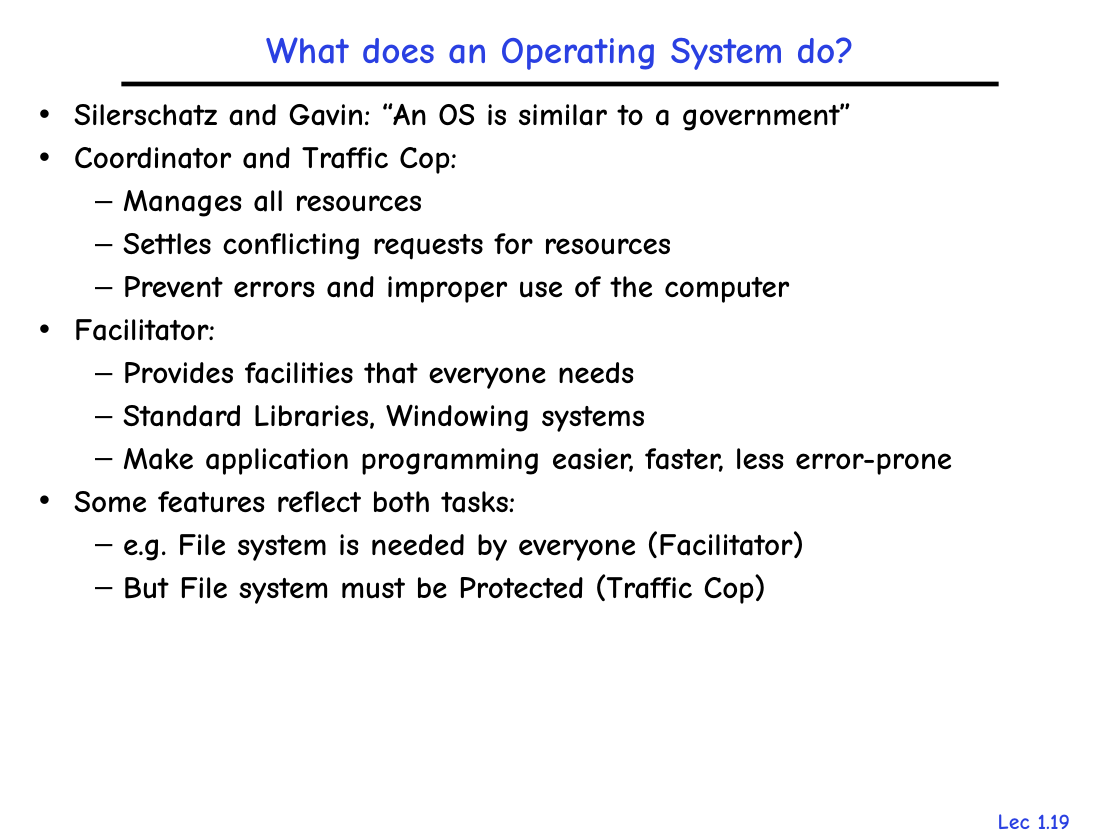
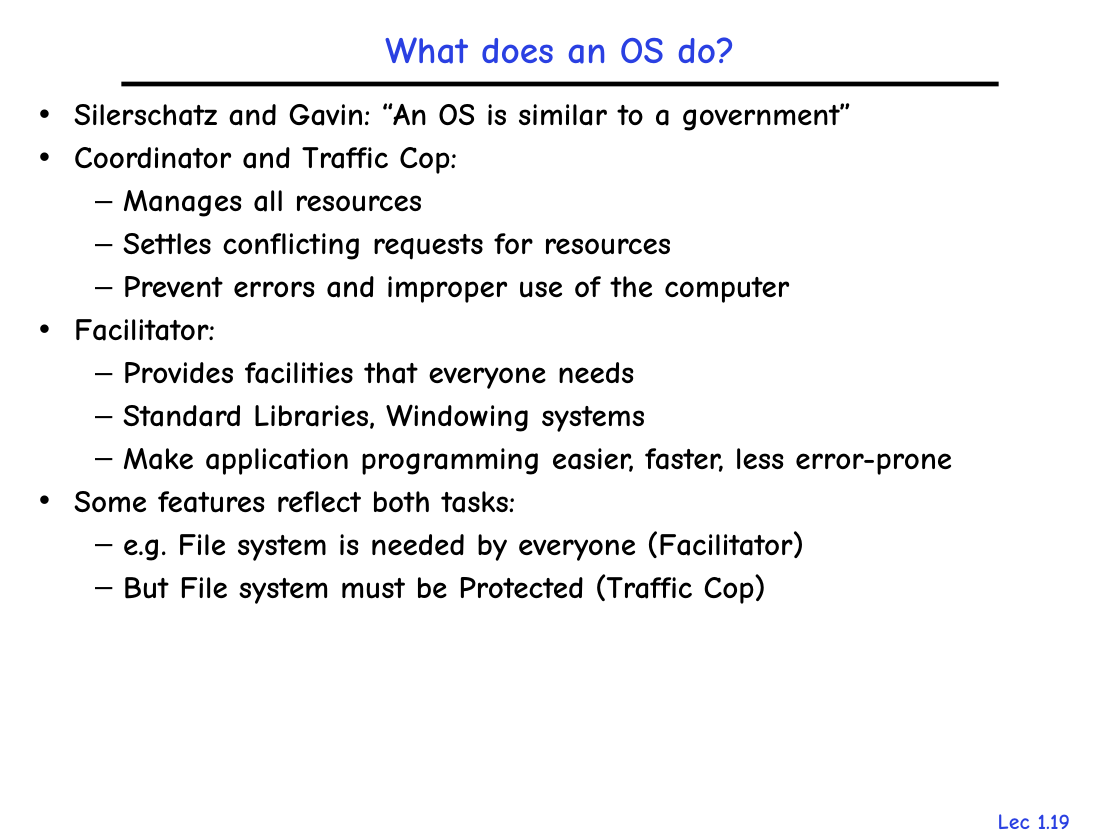
Before and after one commit to gulaoshi/gu.github.io, a slide deck: slide 19 of AdvOS/PPT+papers/L01-Overview.pptx. Drawn at 1120x840 pixels with LibreOffice and Linux fonts; fonts in the diff are those of the drawing. Boxes give left, top, right and bottom in pixels: in the first picture for what was removed or moved away, otherwise in the second. Text is boxed around its words. In the diff, an @@ line names an element or a change of style, - is before the commit and + after.

```diff
--- a/AdvOS/PPT+papers/L01-Overview.pptx
+++ b/AdvOS/PPT+papers/L01-Overview.pptx
@@ title at (x1=385, y1=37, x2=734, y2=64): text changed @@
-What does an Operating System do?
+What does an OS do?
```
Also in this commit, not shown: 11 other slides changed, 6 other files.
